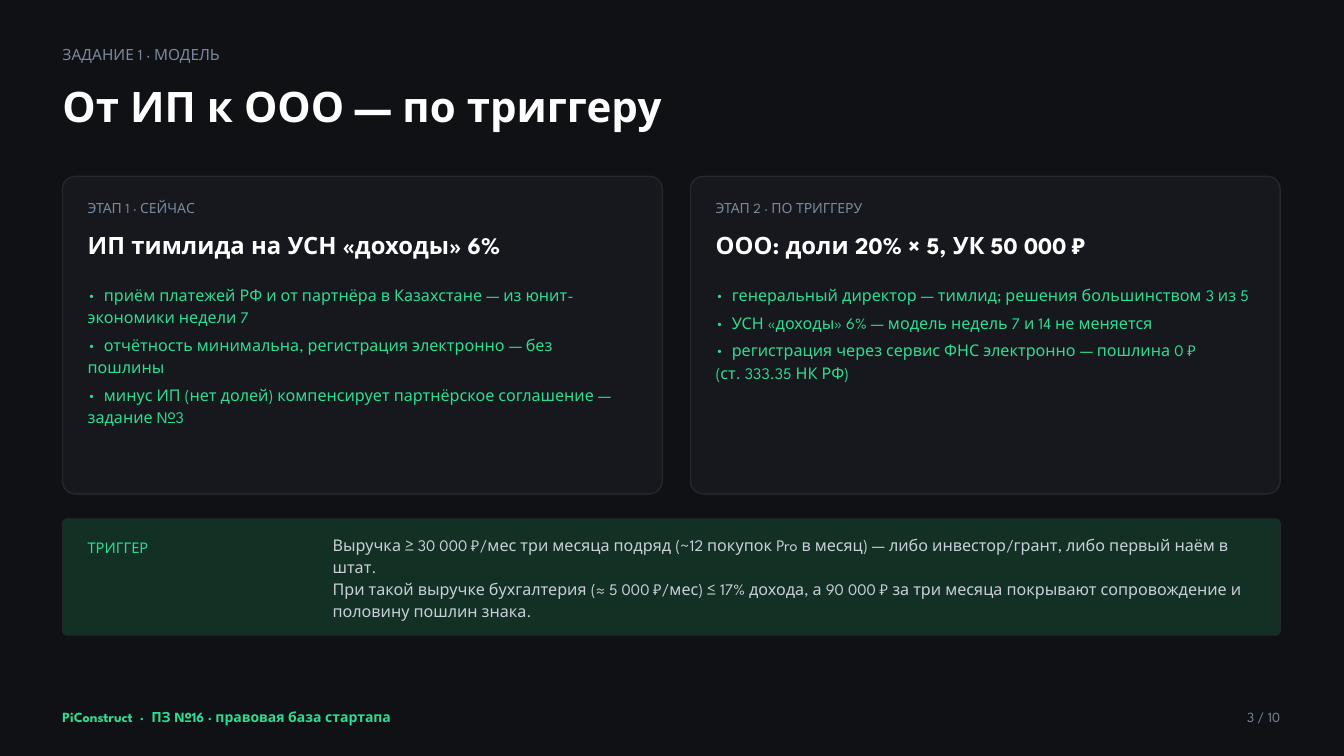
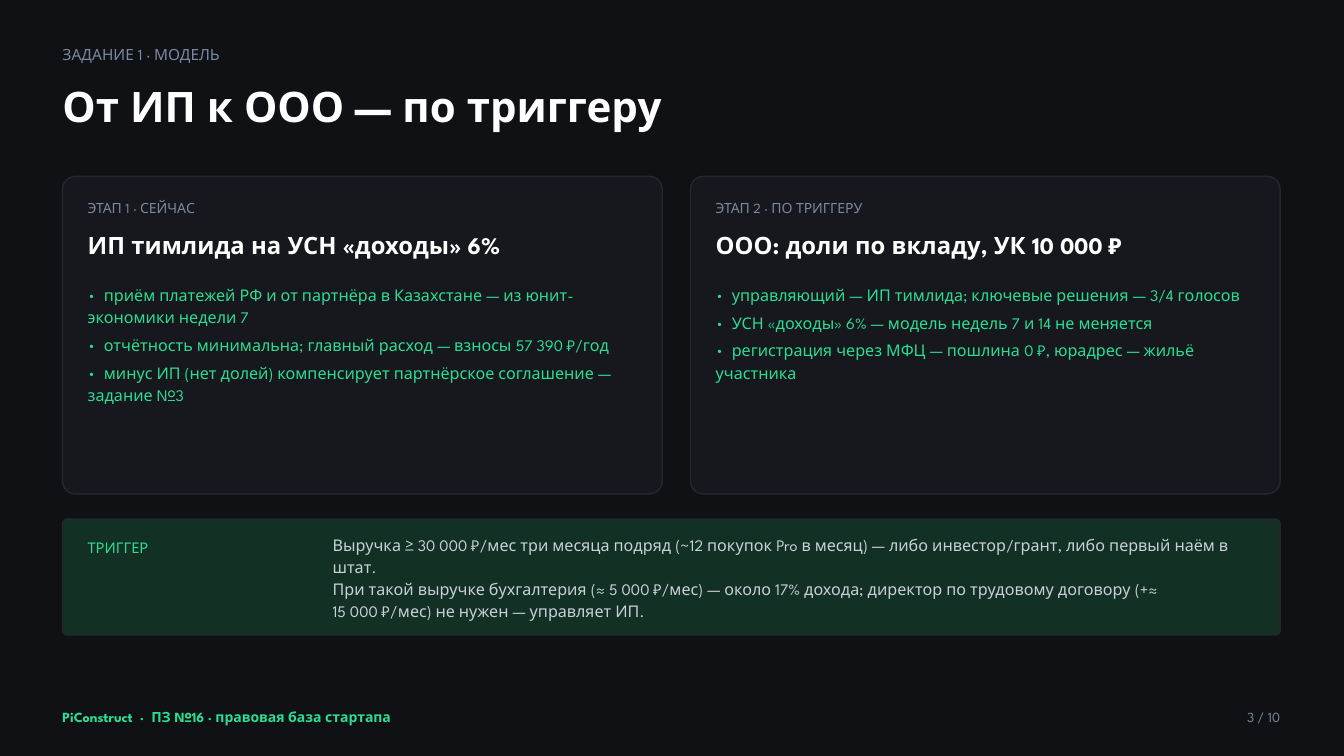
Before and after one commit to Eaglet12IQ/startup-team-1, a slide deck: slide 3 of READMEs/sem_7/week8/attachments/PiConstruct_Правовая_база.pptx. Drawn at 1344x756 pixels with LibreOffice and Linux fonts; fonts in the diff are those of the drawing. Boxes give left, top, right and bottom in pixels: in the first picture for what was removed or moved away, otherwise in the second. Text is boxed around its words. In the diff, an @@ line names an element or a change of style, - is before the commit and + after.

```diff
--- a/READMEs/sem_7/week8/attachments/PiConstruct_Правовая_база.pptx
+++ b/READMEs/sem_7/week8/attachments/PiConstruct_Правовая_база.pptx
@@ text at [716,236,1102,260]: text changed @@
-ООО: доли 20% × 5, УК 50 000 ₽
+ООО: доли по вкладу, УК 10 000 ₽
@@ text at [732,289,1240,305]: text changed @@
-• генеральный директор — тимлид; решения большинством 3 из 5
+• управляющий — ИП тимлида; ключевые решения — 3/4 голосов
@@ text at [104,339,609,355]: text changed @@
-• отчётность минимальна, регистрация электронно — без пошлины
+• отчётность минимальна; главный расход — взносы 57 390 ₽/год
@@ text at [720,344,1183,379]: text changed @@
-• регистрация через сервис ФНС электронно — пошлина 0 ₽ (ст. 333.35 НК РФ)
+• регистрация через МФЦ — пошлина 0 ₽, юрадрес — жильё участника
@@ text at [333,583,1131,621]: text changed @@
-При такой выручке бухгалтерия (≈ 5 000 ₽/мес) ≤ 17% дохода, а 90 000 ₽ за три месяца покрывают сопровождение и половину пошлин знака.
+При такой выручке бухгалтерия (≈ 5 000 ₽/мес) — около 17% дохода; директор по трудовому договору (+≈ 15 000 ₽/мес) не нужен — управляет ИП.
```
Also in this commit, not shown: 8 other slides changed, 2 other files.
